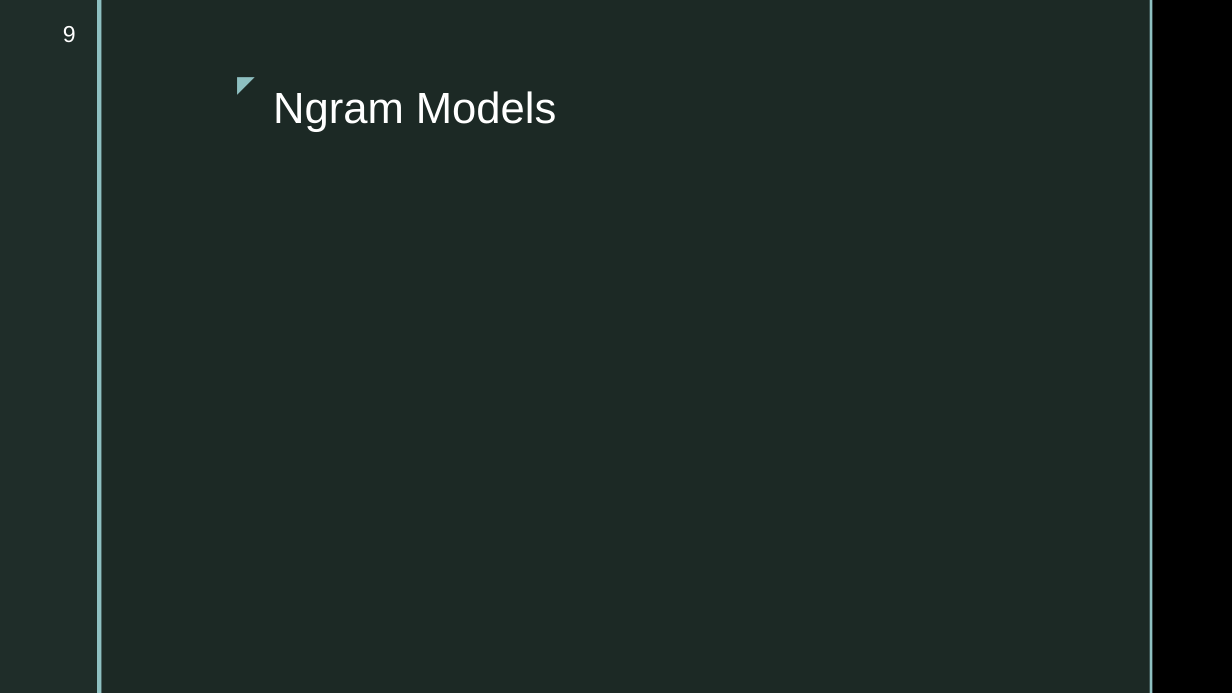
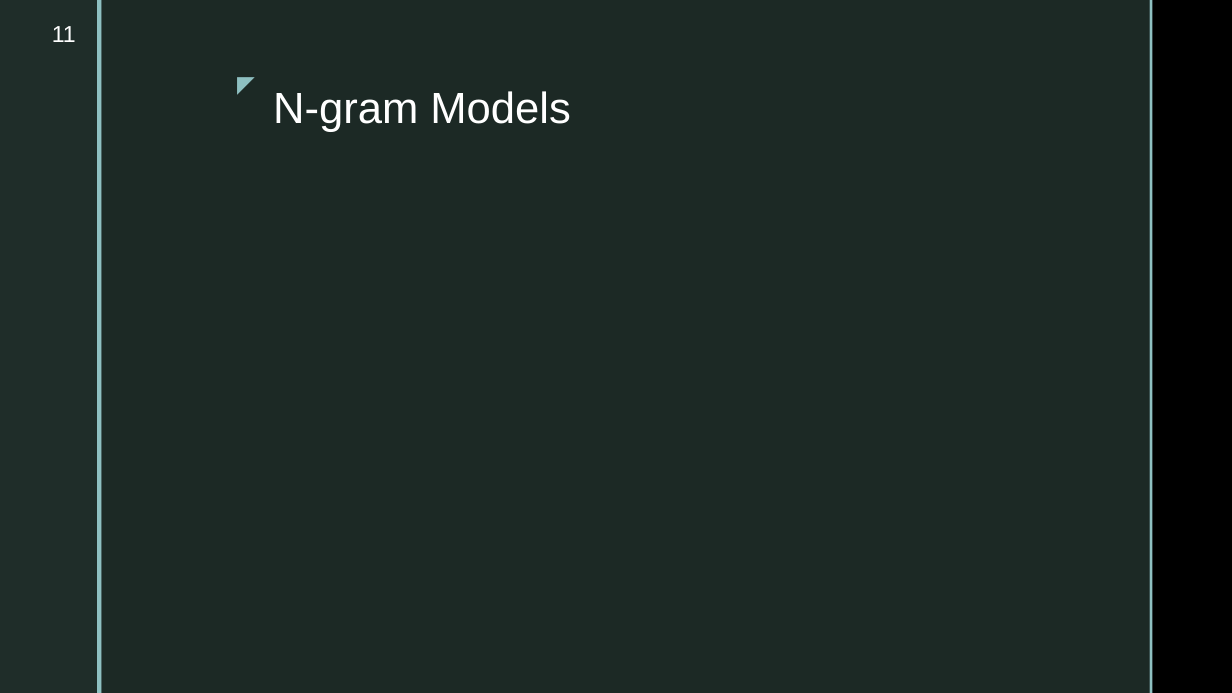
Before and after one commit to ahsanMah/config-completion, a slide deck: slide 11 of Final Presentation.pptx (slide 9 before the commit). Drawn at 1232x693 pixels with LibreOffice and Linux fonts; fonts in the diff are those of the drawing; grey boxes stand for pictures; background and template pictures are left out. Boxes give left, top, right and bottom in pixels: in the first picture for what was removed or moved away, otherwise in the second. Text is boxed around its words. In the diff, an @@ line names an element or a change of style, - is before the commit and + after.

```diff
--- a/Final Presentation.pptx
+++ b/Final Presentation.pptx
@@ page number at [52, 26, 76, 42]: text changed @@
-9
+11
@@ title at [273, 91, 570, 132]: text changed @@
-Ngram Models
+N-gram Models
```
Also in this commit, not shown: 8 other slides changed, 4 slides added, 1 other file.
